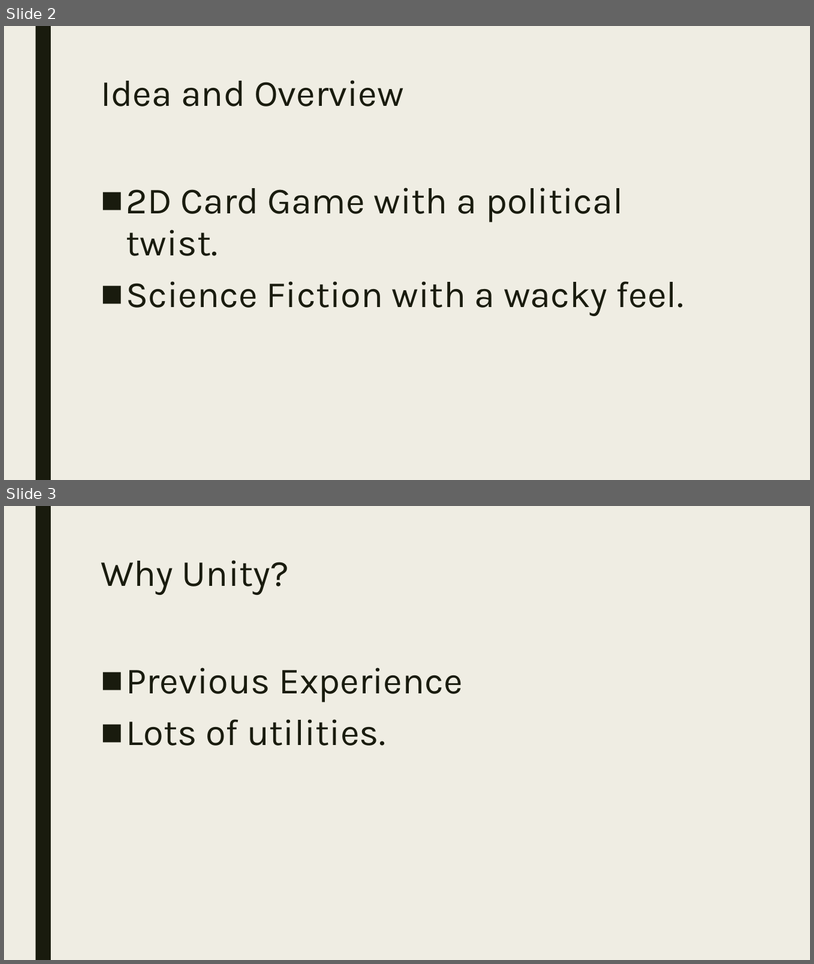
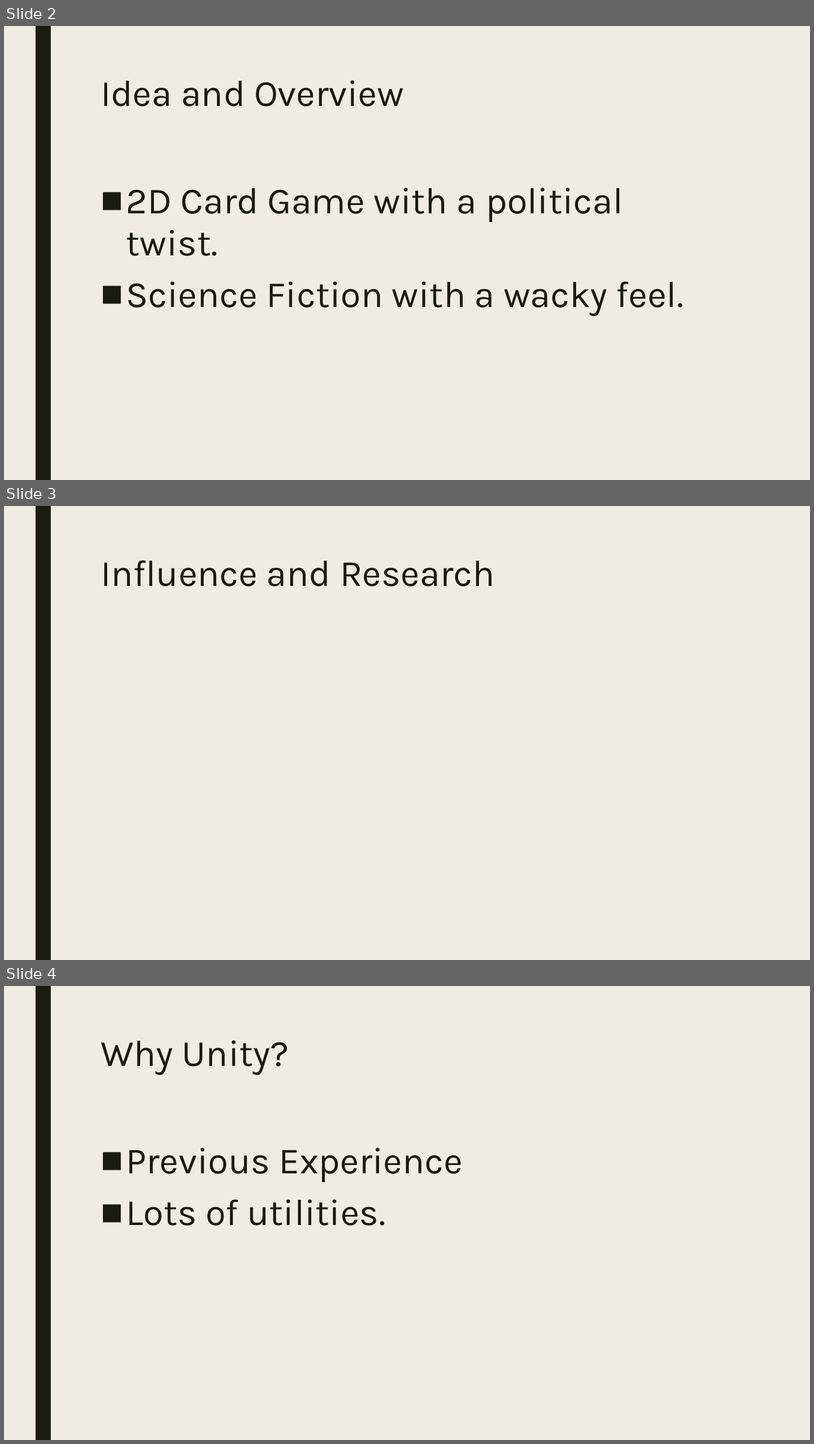
Before and after one commit to Brunocap/LFAV2, a slide deck: Documents/Live From Antlia Presentation.pptx. Shown one above the other, each under a label of ours: slides 2 and 3 before the commit, slides 2, 3 and 4 after it. The pictures are 814x964 and 814x1444 pixels, drawn with LibreOffice and Linux fonts; fonts in the diff are those of the drawing. Boxes give left, top, right and bottom in pixels: in the first picture for what was removed or moved away, otherwise in the second. Text is boxed around its words. In the diff, an @@ line names an element or a change of style, - is before the commit and + after.

```diff
--- a/Documents/Live From Antlia Presentation.pptx
+++ b/Documents/Live From Antlia Presentation.pptx
@@ slide 3 added at (4, 506, 810, 960), background #EFEDE3; not listed: 1 template element that a slide beside it also shows @@
@@ title added at (101, 560, 495, 586), 44 pt, text #191B0E @@
+Influence and Research
@@ what was slide 3 is now slide 4 @@
```
